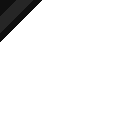
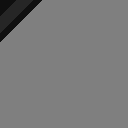
Revision of a layered 128 × 128 image; what changed, layer by layer:
hid "BG1" over [6, 6, 37, 37]
added layer "Ebene 1" (50%) above "innerer Rand" over [0, 0, 128, 128]
